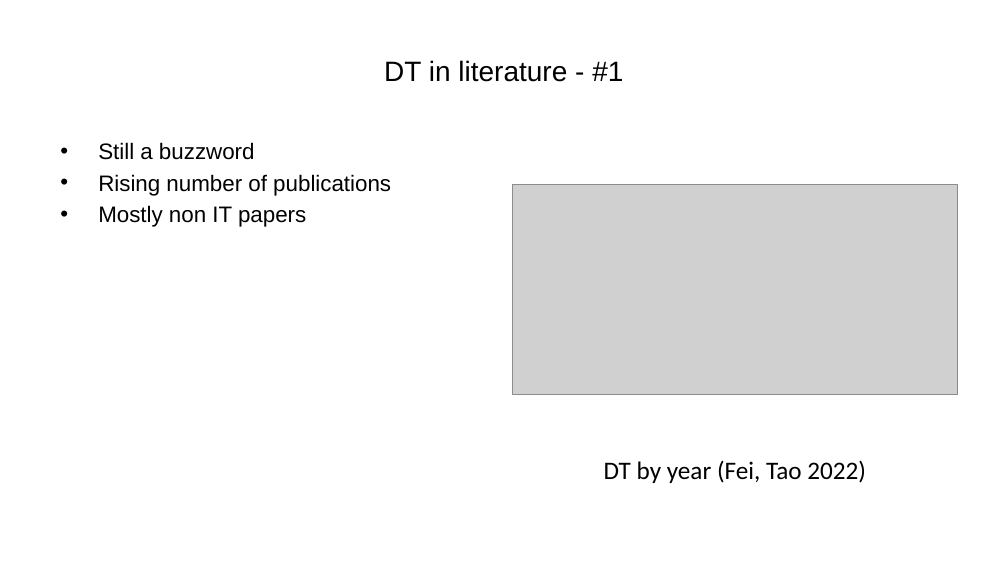
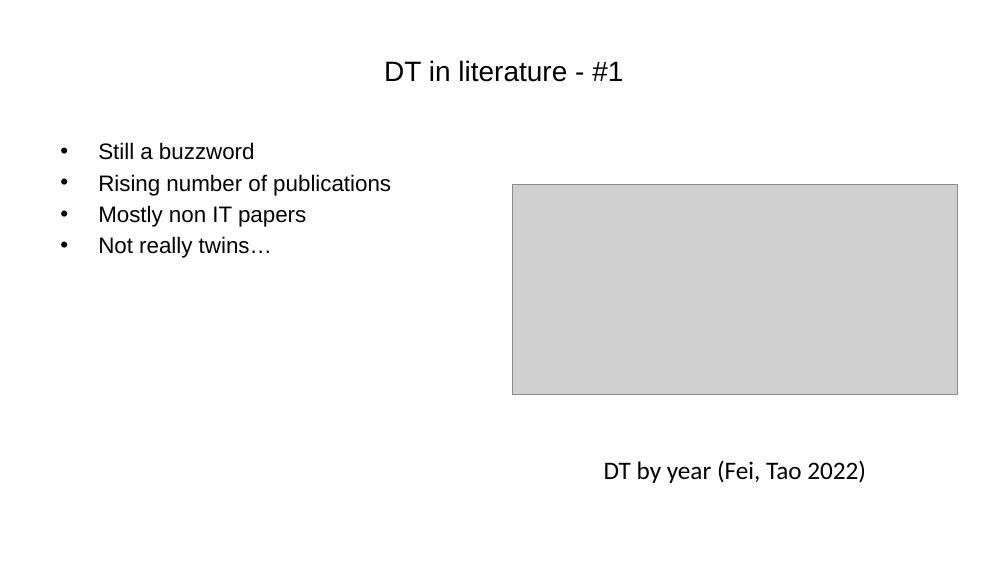
Before and after one commit to ManuelePasini/slides-markdown, a slide deck: slide 3 of digital_twins.pptx. Drawn at 1008x567 pixels with LibreOffice and Linux fonts; fonts in the diff are those of the drawing; grey boxes stand for pictures. Boxes give left, top, right and bottom in pixels: in the first picture for what was removed or moved away, otherwise in the second. Text is boxed around its words. In the diff, an @@ line names an element or a change of style, - is before the commit and + after.

```diff
--- a/digital_twins.pptx
+++ b/digital_twins.pptx
@@ text at <box>98,236,272,258</box>: paragraph added @@
+• Not really twins…
```
Also in this commit, not shown: 1 other slide changed, 5 other files.
